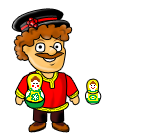
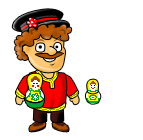
Revision of a layered 143 × 140 image; what changed, layer by layer:
"Слой 13": opacity 69% → 100%, painted on it over [26,17,38,28]
removed layer "Фигура 16 (копия) 2" from group "картуз" over [30,20,35,26]
painted on "Фигура 3" over [31,102,69,112]
painted on "Фигура 1" over [57,99,67,108]
